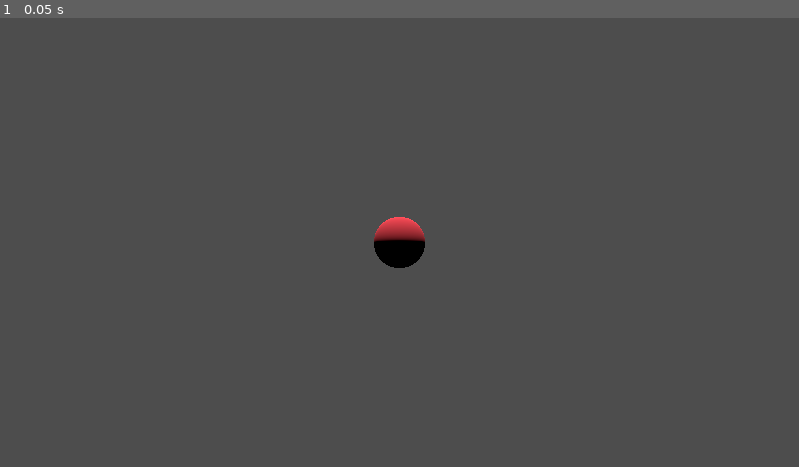
Above: before the commit, frame 1.
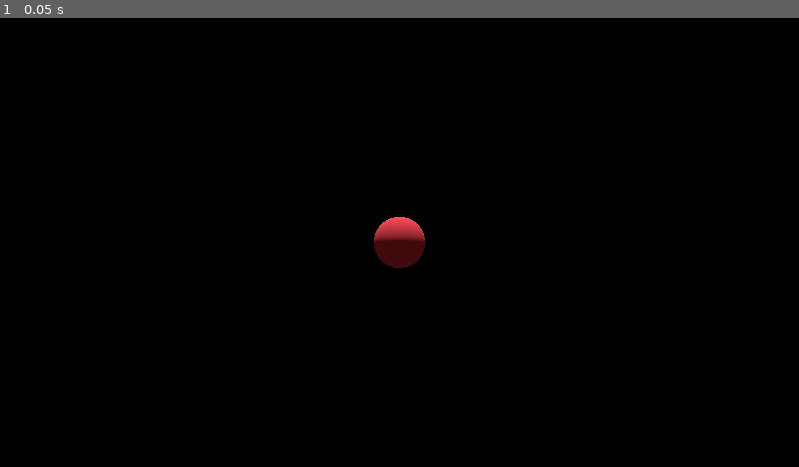
Above: after the commit, the same moment.

Repository: trent-waddington/godot-for-quest-template
Game: Godot game, scene res://main.tscn
Same seed, same stepped clock (60 frames per second), same inputs: the game is played once before the commit and once after it.
Inputs:
- Up to frame 1 (0.05 s): no input

The runs differ from the first frame. In frame 1, 100% of the frame differs, in the area x 0-100%, y 0-100%.

Commit message:
attempt passthrough

Diff:
--- a/main.gd
+++ b/main.gd
@@ -5,12 +5,14 @@
 func _ready():
 	xr_interface = XRServer.find_interface("OpenXR")
 	if xr_interface and xr_interface.is_initialized():
-		print("OpenXR initialized successfully")
-
-		# Turn off v-sync!
-		#DisplayServer.window_set_vsync_mode(DisplayServer.VSYNC_DISABLED)
-
-		# Change our main viewport to output to the HMD
+		if xr_interface.is_passthrough_supported():
+			get_viewport().transparent_bg = true
+			#await get_tree().create_timer(1.3).timeout
+			#xr_interface.stop_passthrough()
+			print(xr_interface.start_passthrough())
 		get_viewport().use_xr = true
 	else:
 		print("OpenXR not initialized, please check if your headset is connected")
+
+func _process(_p):
+	pass
--- a/main.tscn
+++ b/main.tscn
@@ -10,6 +10,11 @@
 
 [sub_resource type="SphereMesh" id="SphereMesh_g7btv"]
 material = SubResource("StandardMaterial3D_qxfck")
+
+[sub_resource type="Environment" id="Environment_22v6e"]
+background_mode = 1
+ambient_light_source = 2
+ambient_light_color = Color(0.25098, 0.25098, 0.25098, 1)
 
 [node name="Node3D" type="Node3D"]
 script = ExtResource("1_yn5ya")
@@ -36,3 +41,6 @@
 [node name="MeshInstance3D" type="MeshInstance3D" parent="."]
 transform = Transform3D(1, 0, 0, 0, 1, 0, 0, 0, 1, 0, 0, -5.71715)
 mesh = SubResource("SphereMesh_g7btv")
+
+[node name="WorldEnvironment" type="WorldEnvironment" parent="."]
+environment = SubResource("Environment_22v6e")
--- a/project.godot
+++ b/project.godot
@@ -23,4 +23,5 @@
 [xr]
 
 openxr/enabled=true
+openxr/environment_blend_mode=2
 shaders/enabled=true
Not shown, changed: export_presets.cfg
Not shown: 1 places in main.tscn that only renumber resources
